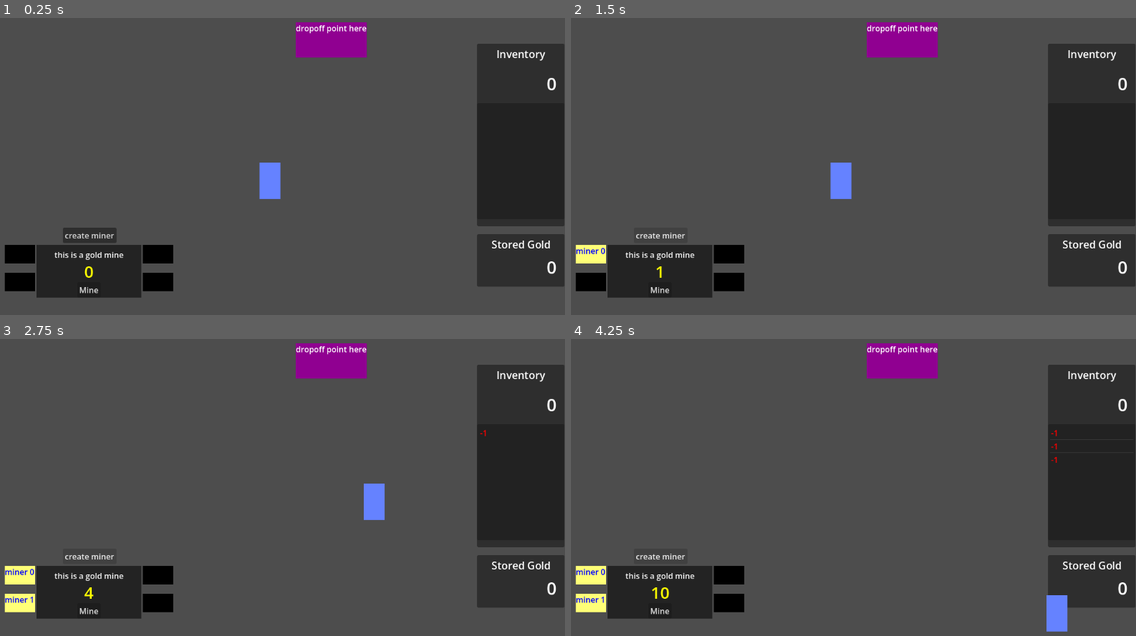
Above: before the commit, frames 1-4 (two rows, left to right).
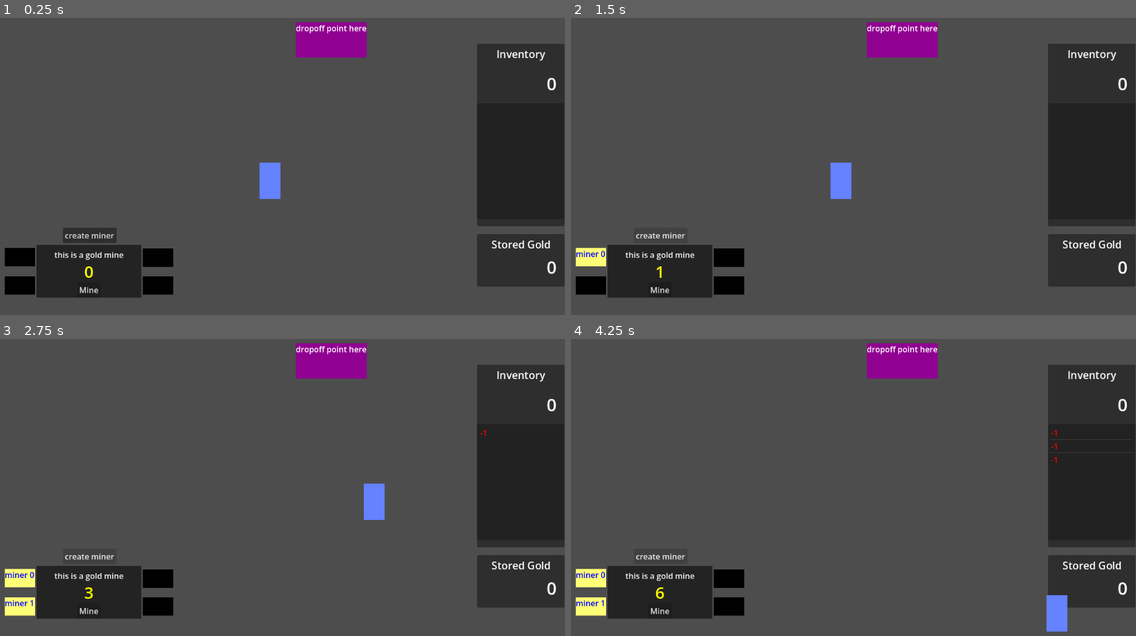
Above: after the commit, the same moments.

Repository: matrndev/gold-game
Game: Godot game, scene res://scenes/game.tscn
The game is run twice, just before and just after one commit, with the same random seed, the same clock (stepped at 60 frames per second) and the same inputs.
Inputs:
- Up to frame 1 (0.25 s): no input
- Up to frame 2 (1.5 s): click "Mine" at 0.5 s; click "create miner" at 1.25 s
- Up to frame 3 (2.75 s): tap Enter at 2 s; hold D (move_right) from 2.03 s (still down)
- Up to frame 4 (4.25 s): release D (move_right) at 2.78 s; hold S (move_down) 2.78-3.53 s; hold D (move_right) from 3.53 s (still down)

The runs differ from the first frame. In frame 1, 0.5% of the frame differs, in the area x 0-31%, y 76-94%; in frame 2, 0.6%; in frame 3, 0.7%; in frame 4, 0.8%.

Commit message:
add miner speed variable

Diff:
--- a/scenes/gold_mine.tscn
+++ b/scenes/gold_mine.tscn
@@ -61,13 +61,11 @@
 shape = SubResource("RectangleShape2D_dxdec")
 
 [node name="ButtonDebounceTimer" type="Timer" parent="." unique_id=916584692]
+wait_time = 0.1
 one_shot = true
 
-[node name="GoldGeneratorTimer" type="Timer" parent="." unique_id=1579730510]
-autostart = true
-
 [node name="MinerPlaceholder0" type="Node2D" parent="." unique_id=1382922412 groups=["miner_placeholders"]]
-position = Vector2(-64, 0)
+position = Vector2(-64, 6)
 
 [node name="ColorRect" type="ColorRect" parent="MinerPlaceholder0" unique_id=755481325]
 offset_right = 61.0
@@ -75,7 +73,7 @@
 color = Color(0, 0, 0, 1)
 
 [node name="MinerPlaceholder1" type="Node2D" parent="." unique_id=640568936 groups=["miner_placeholders"]]
-position = Vector2(-64, 56)
+position = Vector2(-64, 63)
 
 [node name="ColorRect" type="ColorRect" parent="MinerPlaceholder1" unique_id=548657227]
 offset_right = 61.0
@@ -83,7 +81,7 @@
 color = Color(0, 0, 0, 1)
 
 [node name="MinerPlaceholder2" type="Node2D" parent="." unique_id=568884878 groups=["miner_placeholders"]]
-position = Vector2(214, 0)
+position = Vector2(214, 7)
 
 [node name="ColorRect" type="ColorRect" parent="MinerPlaceholder2" unique_id=818820403]
 offset_right = 61.0
@@ -91,7 +89,7 @@
 color = Color(0, 0, 0, 1)
 
 [node name="MinerPlaceholder3" type="Node2D" parent="." unique_id=575515001 groups=["miner_placeholders"]]
-position = Vector2(214, 56)
+position = Vector2(214, 63)
 
 [node name="ColorRect" type="ColorRect" parent="MinerPlaceholder3" unique_id=217071263]
 offset_right = 61.0
--- a/scripts/miner.gd
+++ b/scripts/miner.gd
@@ -1,11 +1,13 @@
 extends Node2D
 
 @export var miner_id: int = -1
+@export var miner_speed: float = 1.0
 
 signal mined
 
 func _ready() -> void:
 	$Label.text = "miner " + str(miner_id)
+	$MineTimer.wait_time = miner_speed
 
 
 func _on_mine_timer_timeout() -> void:
